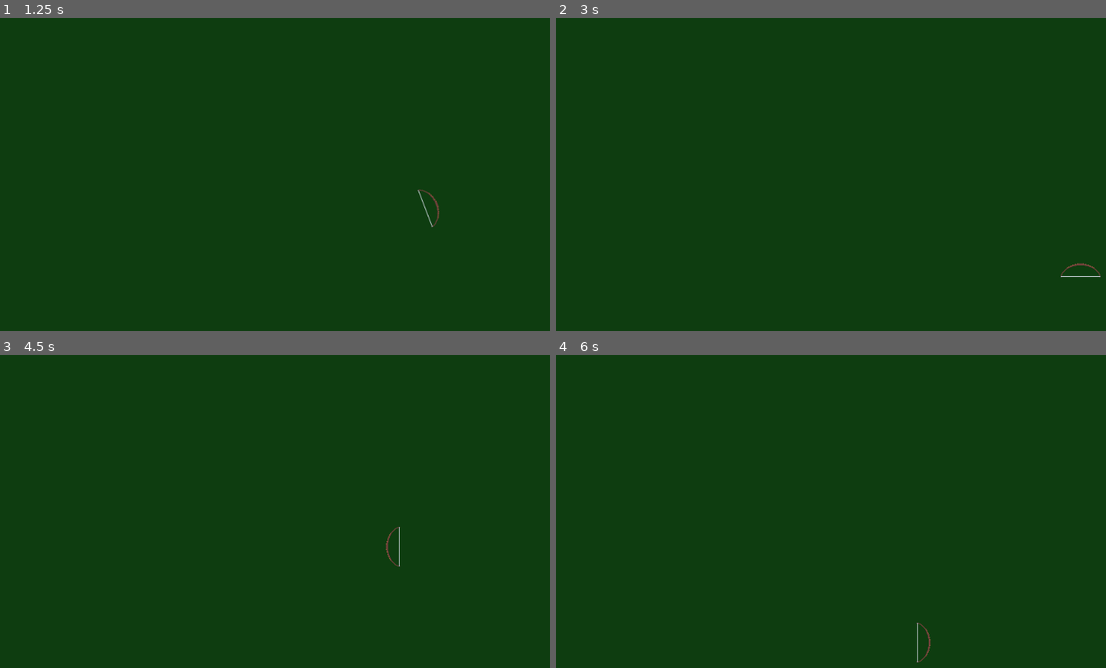
Above: before the commit, frames 1-4 (two rows, left to right).
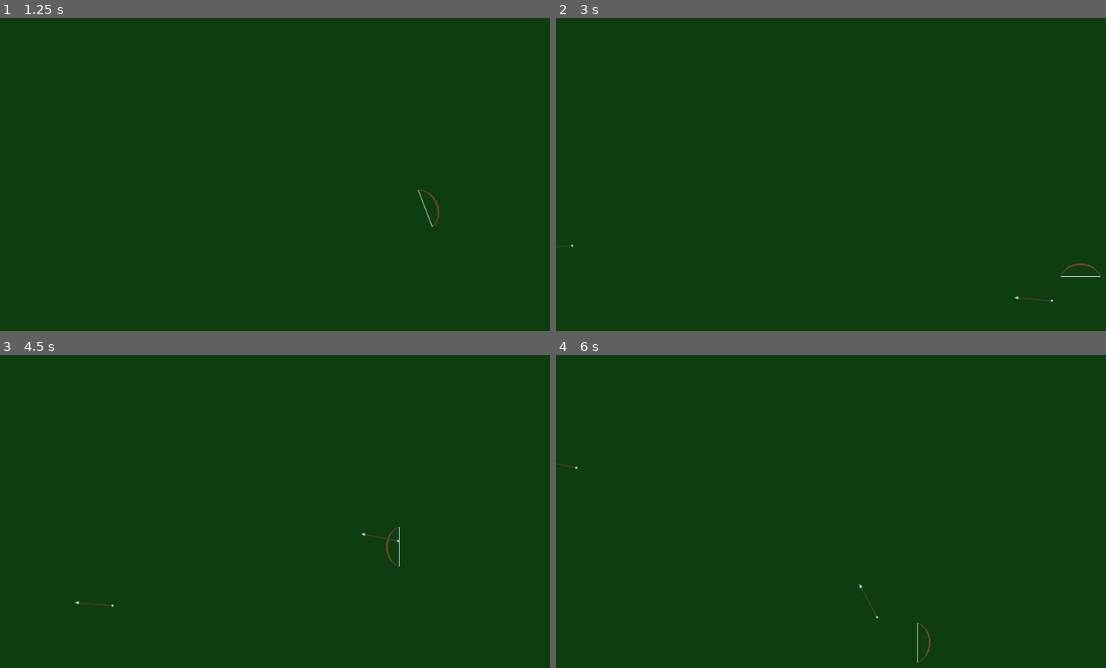
Above: after the commit, the same moments.

Repository: MichaelReel/Top-Down-Controls
Game: Godot game, scene res://Scene2D.tscn
Two runs of this game, one before a commit and one after it. Both use one fixed random seed, a clock stepped at 60 frames per second and the inputs below.
Inputs (mouse positions are in pixels of both pictures, inside the frame that each line leads up to):
- Up to frame 1 (1.25 s): tap Enter at 0.5 s; move the mouse to (473, 190) at 0.52 s; press the mouse at (473, 190) at 0.53 s; hold Right (ui_right) from 0.53 s (still down)
- Up to frame 2 (3 s): move the mouse to (754, 227) at 1.27 s; release Right (ui_right) at 1.28 s; release the mouse at (754, 227) at 1.28 s; hold Down (ui_down) 1.28-2.03 s; right-click (754, 227) at 1.35 s; move the mouse to (952, 124) at 2.02 s; press the mouse at (952, 124) at 2.03 s; hold Right (ui_right) 2.03-2.78 s; move the mouse to (853, 287) at 2.77 s; release the mouse at (853, 287) at 2.78 s; hold Up (ui_up) from 2.78 s (still down); right-click (853, 287) at 2.85 s
- Up to frame 3 (4.5 s): move the mouse to (528, 605) at 3.52 s; release Up (ui_up) at 3.53 s; press the mouse at (528, 605) at 3.53 s; hold Left (ui_left) from 3.53 s (still down); move the mouse to (132, 489) at 4.27 s; release the mouse at (132, 489) at 4.28 s; right-click (132, 489) at 4.35 s
- Up to frame 4 (6 s): move the mouse to (919, 545) at 5.02 s; release Left (ui_left) at 5.03 s; press the mouse at (919, 545) at 5.03 s; hold Down (ui_down) 5.03-5.78 s; move the mouse to (787, 452) at 5.77 s; release the mouse at (787, 452) at 5.78 s; hold Right (ui_right) from 5.78 s (still down); right-click (787, 452) at 5.85 s

Frame 1 is identical in both runs. In frame 2, less than 0.1% of the frame differs, in the area x 0-91%, y 72-91%; in frame 3, less than 0.1%, in the area x 13-73%, y 56-81%; in frame 4, less than 0.1%.

Commit message:
Added very basic projectile.

Diff:
--- /dev/null
+++ b/Arrow.gd
@@ -0,0 +1,6 @@
+extends Area2D
+
+const SPEED = 400
+
+func _physics_process(delta):
+	position += transform.x * SPEED * delta
--- /dev/null
+++ b/Arrow.tscn
@@ -0,0 +1,16 @@
+[gd_scene load_steps=4 format=2]
+
+[ext_resource path="res://arrow.png" type="Texture" id=1]
+[ext_resource path="res://Arrow.gd" type="Script" id=2]
+
+[sub_resource type="LineShape2D" id=1]
+normal = Vector2( 0, 0.32 )
+
+[node name="Arrow" type="Area2D"]
+script = ExtResource( 2 )
+
+[node name="Sprite" type="Sprite" parent="."]
+texture = ExtResource( 1 )
+
+[node name="CollisionShape2D" type="CollisionShape2D" parent="."]
+shape = SubResource( 1 )
--- a/PlayerControlledCharacter.gd
+++ b/PlayerControlledCharacter.gd
@@ -1,7 +1,10 @@
 extends KinematicBody2D
+
+export (PackedScene) var Arrow
 
 const SPEED = 200
 onready var sprite := $Sprite
+var bow_taut := false
 
 func _physics_process(delta : float):
 	var mouse = get_global_mouse_position();
@@ -13,7 +16,11 @@
 	# Rotate the sprite (but not the collision shape)
 	if clicks["a"]:
 		sprite.look_at(mouse)
+		bow_taut = true
 	else:
+		if bow_taut:
+			_fire_arrow()
+			bow_taut = false
 		sprite.look_at(position + dir)
 
 func _get_input_dir() -> Vector2:
@@ -27,3 +34,8 @@
 		"a" : Input.is_action_pressed("click_a"),
 		"b" : Input.is_action_pressed("click_b"),
 	}
+
+func _fire_arrow():
+	var arrow = Arrow.instance()
+	owner.add_child(arrow)
+	arrow.set_transform(sprite.global_transform)
--- a/Scene2D.tscn
+++ b/Scene2D.tscn
@@ -1,7 +1,8 @@
-[gd_scene load_steps=5 format=2]
+[gd_scene load_steps=6 format=2]
 
 [ext_resource path="res://PlayerControlledCharacter.tscn" type="PackedScene" id=1]
 [ext_resource path="res://bow.png" type="Texture" id=2]
+[ext_resource path="res://Arrow.tscn" type="PackedScene" id=3]
 
 [sub_resource type="RectangleShape2D" id=1]
 extents = Vector2( 512, 10 )
@@ -21,6 +22,7 @@
 
 [node name="PlayerControlledCharacter" parent="." instance=ExtResource( 1 )]
 position = Vector2( 518, 300 )
+Arrow = ExtResource( 3 )
 
 [node name="Sprite" type="Sprite" parent="PlayerControlledCharacter"]
 texture = ExtResource( 2 )
Binary file added: arrow.aseprite
Binary file added: arrow.png
